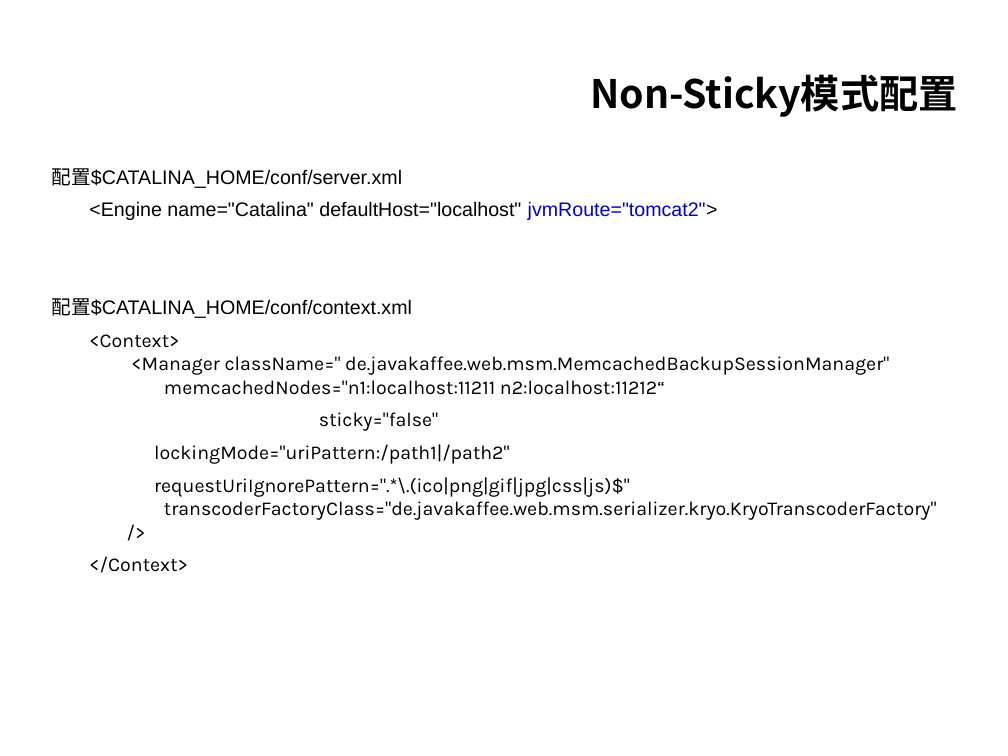
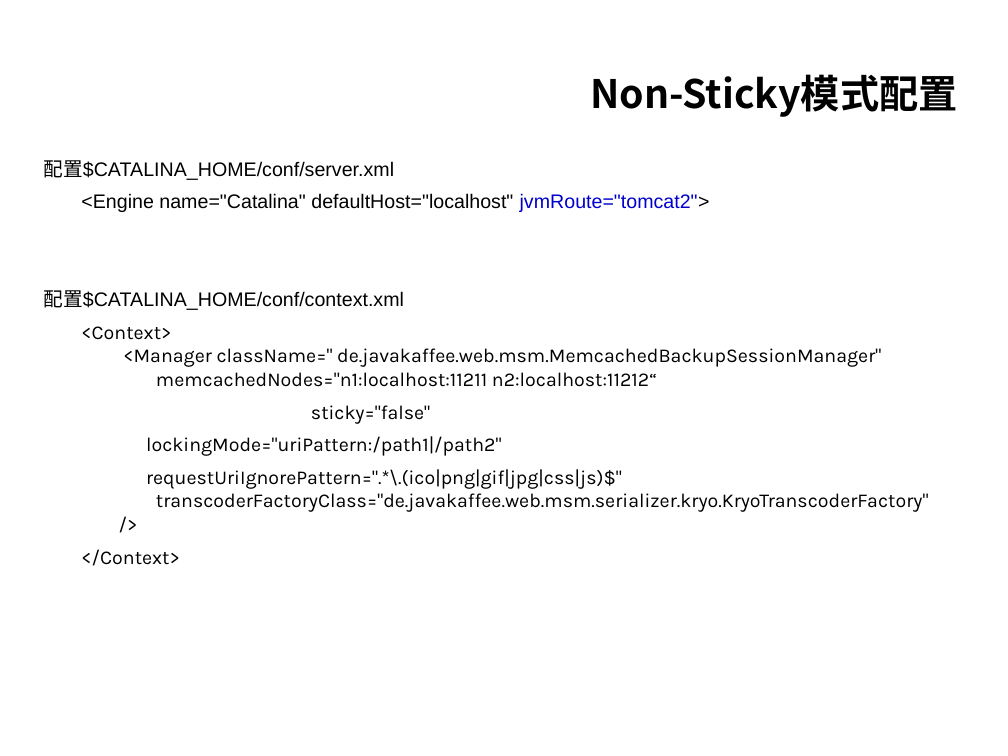
Before and after one commit to fusioncop/tomcat-session-mem, a slide deck: slide 13 of cache/WebRoot/doc/ppt/系统安全管理.ppt. Drawn at 1008x756 pixels with LibreOffice and Linux fonts; fonts in the diff are those of the drawing; background and template pictures are left out. Boxes give left, top, right and bottom in pixels: in the first picture for what was removed or moved away, otherwise in the second. Text is boxed around its words. In the diff, an @@ line names an element or a change of style, - is before the commit and + after.

```diff
--- a/cache/WebRoot/doc/ppt/系统安全管理.ppt
+++ b/cache/WebRoot/doc/ppt/系统安全管理.ppt
@@ text "配置$CATALINA_HOME/conf/server.xml": place and size @@
-text "配置$CATALINA_HOME/conf/server.xml" at box(52, 168, 937, 573)
+text "配置$CATALINA_HOME/conf/server.xml" at box(44, 160, 929, 566)
```
Also in this commit, not shown: 2 other slides changed, 1 slide added, 2 slides removed, 2 other files.
